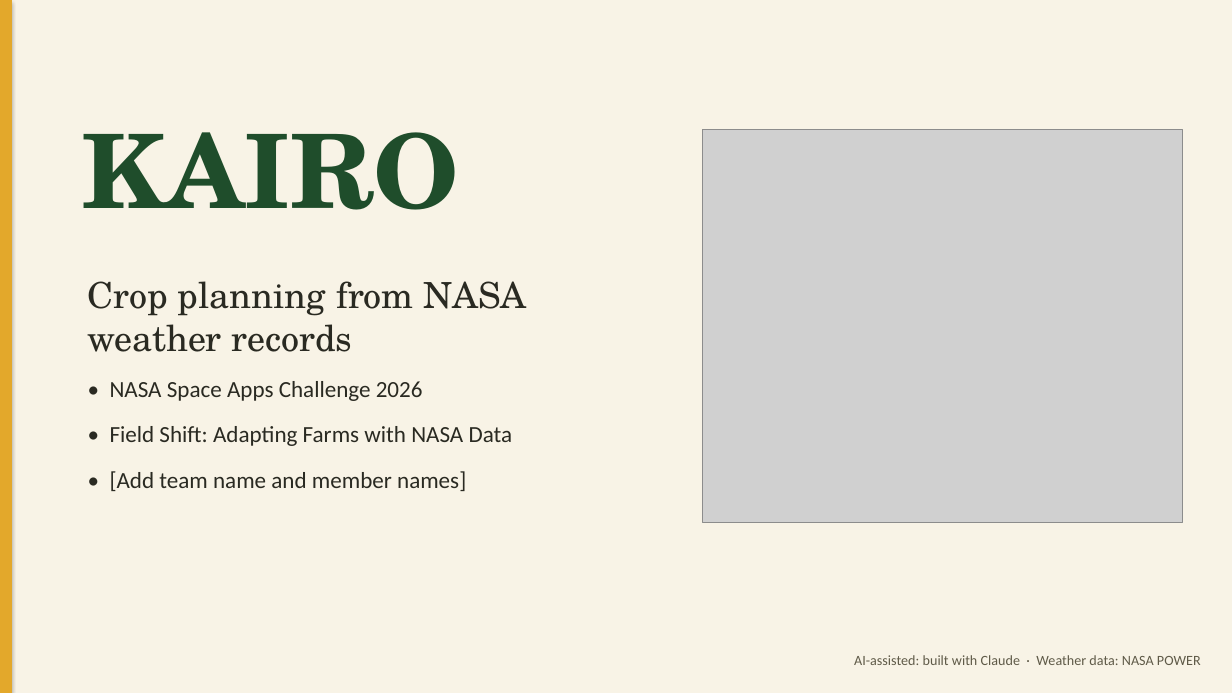
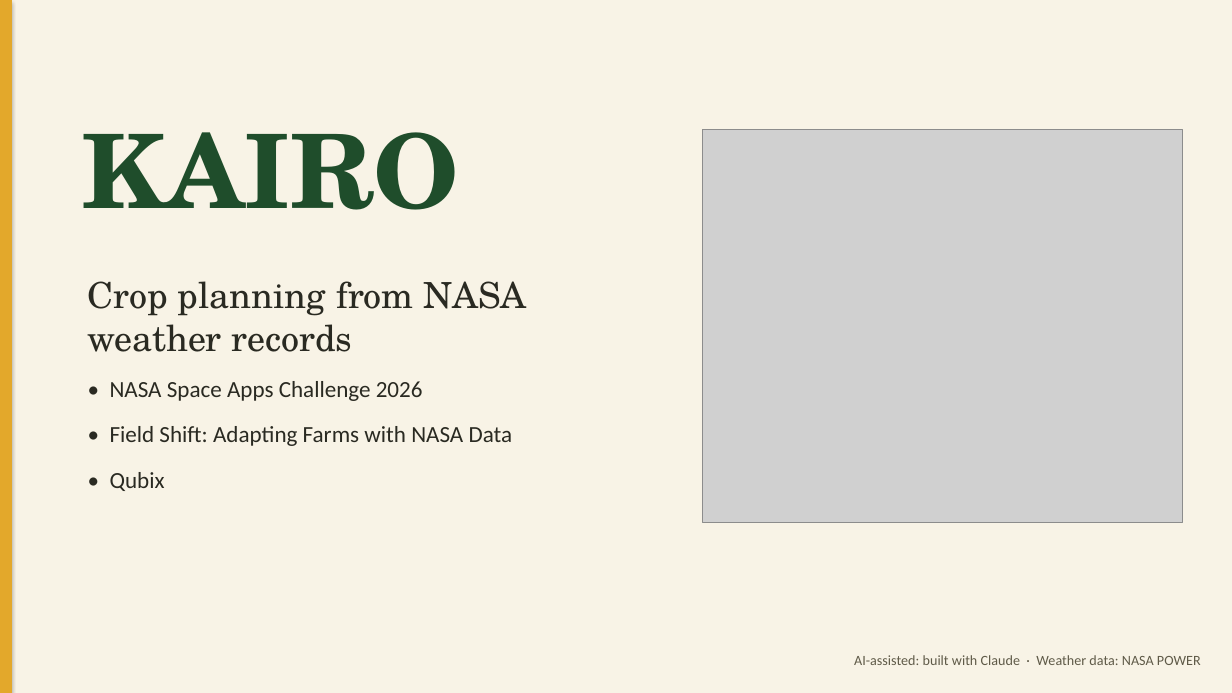
Before and after one commit to likhitgv/Qubix, a slide deck: slide 1 of FIELDWISE_AI/docs/demo/KAIRO_Demo.pptx. Drawn at 1232x693 pixels with LibreOffice and Linux fonts; fonts in the diff are those of the drawing; grey boxes stand for pictures. Boxes give left, top, right and bottom in pixels: in the first picture for what was removed or moved away, otherwise in the second. Text is boxed around its words. In the diff, an @@ line names an element or a change of style, - is before the commit and + after.

```diff
--- a/FIELDWISE_AI/docs/demo/KAIRO_Demo.pptx
+++ b/FIELDWISE_AI/docs/demo/KAIRO_Demo.pptx
@@ text at (x1=110, y1=472, x2=165, y2=491): text changed @@
-• [Add team name and member names]
+• Qubix
```
Also in this commit, not shown: 1 other slide changed, 4 other files.
